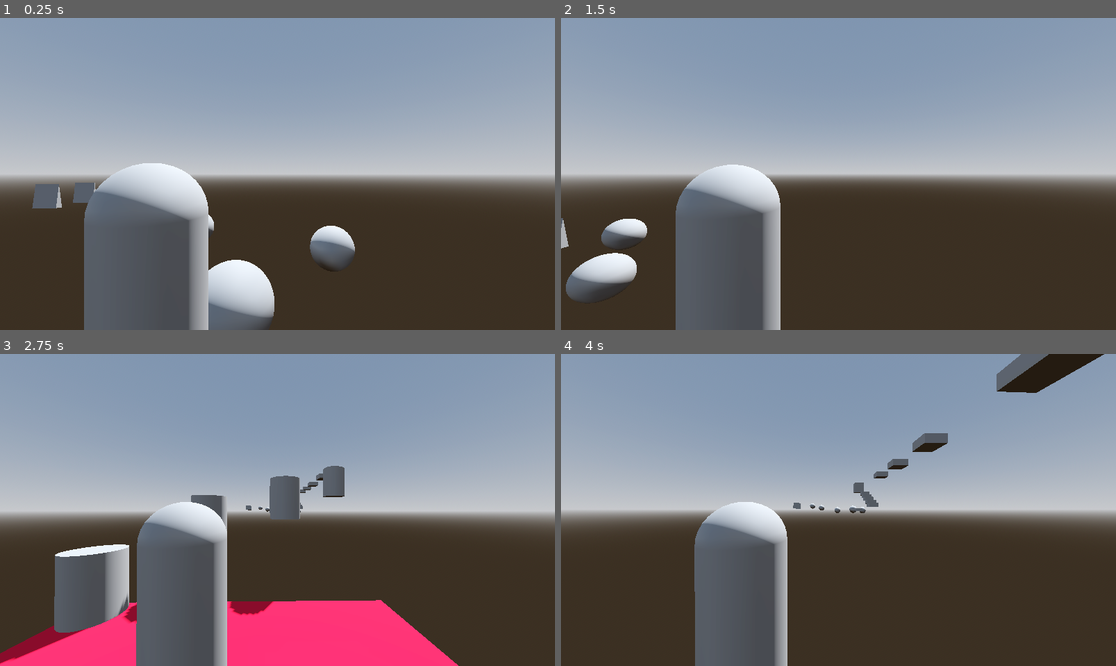
Above: before the commit, frames 1-4 (two rows, left to right).
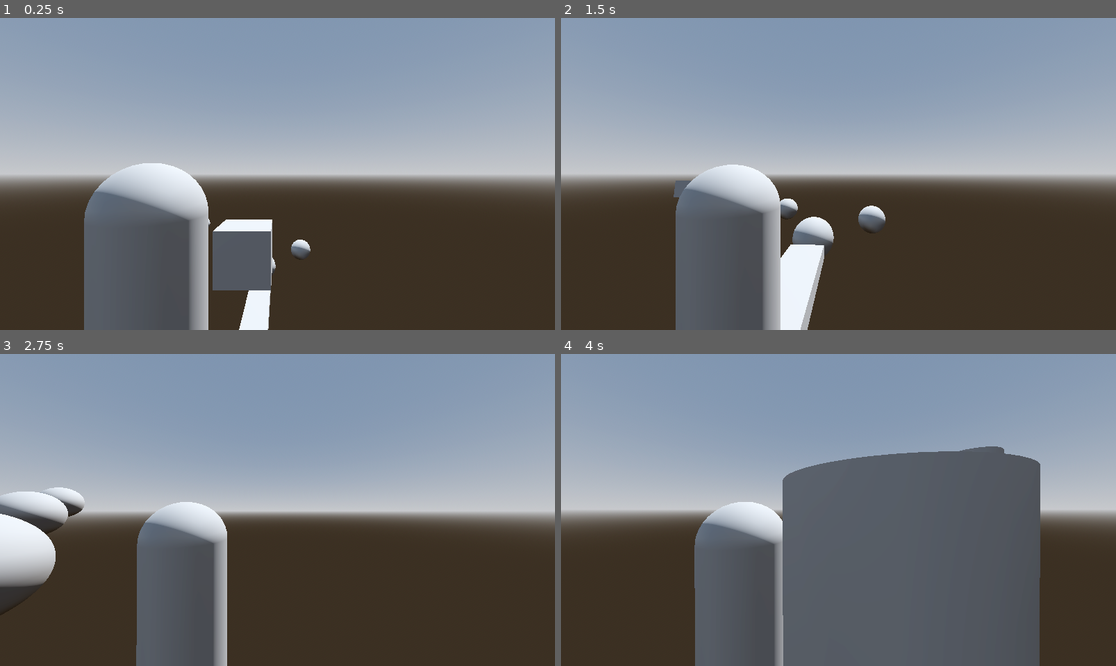
Above: after the commit, the same moments.

Repository: felixfelixwal/parcour
Game: Godot game, scene res://mesh_instance_3d.tscn
The game is run twice, just before and just after one commit, with the same random seed, the same clock (stepped at 60 frames per second) and the same inputs. This scene is started directly instead of the project's main scene.
Inputs (mouse positions are in pixels of both pictures, inside the frame that each line leads up to):
- Up to frame 1 (0.25 s): no input
- Up to frame 2 (1.5 s): move the mouse to (866, 174) at 0.52 s; hold Shift (sprint) 0.53-1.28 s; hold W (move_forward) from 0.53 s (still down); tap Space (jump) at 0.77 s; move the mouse to (810, 174) at 1.27 s; tap Shift (sprint) at 1.35 s
- Up to frame 3 (2.75 s): keep holding W (move_forward); tap Space (jump) at 1.52 s; move the mouse to (288, 503) at 2.02 s; hold Shift (sprint) from 2.03 s (still down)
- Up to frame 4 (4 s): keep holding W (move_forward); move the mouse to (832, 516) at 2.77 s; release Shift (sprint) at 2.78 s; tap Shift (sprint) at 2.85 s; tap Space (jump) at 3.02, 3.77 s; move the mouse to (877, 513) at 3.52 s; hold Shift (sprint) from 3.53 s (still down)

The runs differ from the first frame. In frame 1, 5.5% of the frame differs, in the area x 5-64%, y 52-100%; in frame 2, 4.7%; in frame 3, 18%; in frame 4, 32%, in the area x 24-98%, y 0-100%.

Commit message:
checkpoint

Diff:
--- a/parcour/mesh_instance_3d.tscn
+++ b/parcour/mesh_instance_3d.tscn
@@ -1,6 +1,7 @@
-[gd_scene load_steps=25 format=3 uid="uid://bs0jpu5pvxlde"]
+[gd_scene load_steps=27 format=3 uid="uid://bs0jpu5pvxlde"]
 
 [ext_resource type="PackedScene" uid="uid://bwshq1gv4h5k6" path="res://player.tscn" id="1_pgtix"]
+[ext_resource type="Script" path="res://GameState.gd" id="2_bm17e"]
 
 [sub_resource type="BoxMesh" id="BoxMesh_xeprd"]
 
@@ -51,6 +52,8 @@
 
 [sub_resource type="ConcavePolygonShape3D" id="ConcavePolygonShape3D_brq01"]
 data = PackedVector3Array(0, 0.5, 0.5, 0.5, -0.5, 0.5, -0.5, -0.5, 0.5, 0, 0.5, -0.5, -0.5, -0.5, -0.5, 0.5, -0.5, -0.5 …(286 unchanged characters)…
+
+[sub_resource type="BoxShape3D" id="BoxShape3D_dkugi"]
 
 [sub_resource type="ProceduralSkyMaterial" id="ProceduralSkyMaterial_vnj0e"]
 sky_horizon_color = Color(0.64625, 0.65575, 0.67075, 1)
@@ -78,7 +81,7 @@
 shape = SubResource("ConcavePolygonShape3D_id4wl")
 
 [node name="Player" parent="." instance=ExtResource("1_pgtix")]
-transform = Transform3D(1, 0, 0, 0, 1, 0, 0, 0, 1, 7.14534, 5.83362, -56.4737)
+transform = Transform3D(1, 0, 0, 0, 1, 0, 0, 0, 1, 7.23726, 10.4343, -43.7673)
 
 [node name="Pfeil" type="Node3D" parent="."]
 
@@ -370,6 +373,18 @@
 [node name="CollisionShape3D" type="CollisionShape3D" parent="Map/Level 2/MeshInstance3D25/StaticBody3D"]
 shape = SubResource("ConcavePolygonShape3D_brq01")
 
+[node name="Area3D" type="Area3D" parent="Map" node_paths=PackedStringArray("checkpoint_position")]
+transform = Transform3D(0.997452, 0, -0.0713408, 0, 1, 0, 0.0713408, 0, 0.997452, 7.23642, 4.11587, -50.324)
+script = ExtResource("2_bm17e")
+checkpoint_position = NodePath("../Marker3D")
+
+[node name="CollisionShape3D" type="CollisionShape3D" parent="Map/Area3D"]
+transform = Transform3D(2, 0, 0, 0, 2, 0, 0, 0, 2, 0, 0.206785, 0)
+shape = SubResource("BoxShape3D_dkugi")
+
+[node name="Marker3D" type="Marker3D" parent="Map"]
+transform = Transform3D(1, 0, 0, 0, 1, 0, 0, 0, 1, 7.37885, 4.35991, -54.4274)
+
 [node name="Lightning" type="Node3D" parent="."]
 
 [node name="WorldEnvironment" type="WorldEnvironment" parent="Lightning"]
@@ -378,3 +393,5 @@
 [node name="DirectionalLight3D" type="DirectionalLight3D" parent="Lightning"]
 transform = Transform3D(-0.866025, -0.433013, 0.25, 0, 0.5, 0.866025, -0.5, 0.75, -0.433013, 0, 0, 0)
 shadow_enabled = true
+
+[connection signal="body_entered" from="Map/Area3D" to="Map/Area3D" method="_on_body_entered"]
--- a/parcour/player.gd
+++ b/parcour/player.gd
@@ -30,6 +30,7 @@
 
 func _ready():
 	Input.set_mouse_mode(Input.MOUSE_MODE_CAPTURED)
+
 
 func _input(event):
 	if event is InputEventMouseMotion:
@@ -93,3 +94,7 @@
 		gravity_vec = Vector3.ZERO
 	else:
 		print("Spawn point not assigned!")
+
+# Neue Funktion zum Setzen eines neuen Spawnpunkts
+func set_spawn_point(new_spawn_point: Node3D):
+	spawn_point = new_spawn_point
